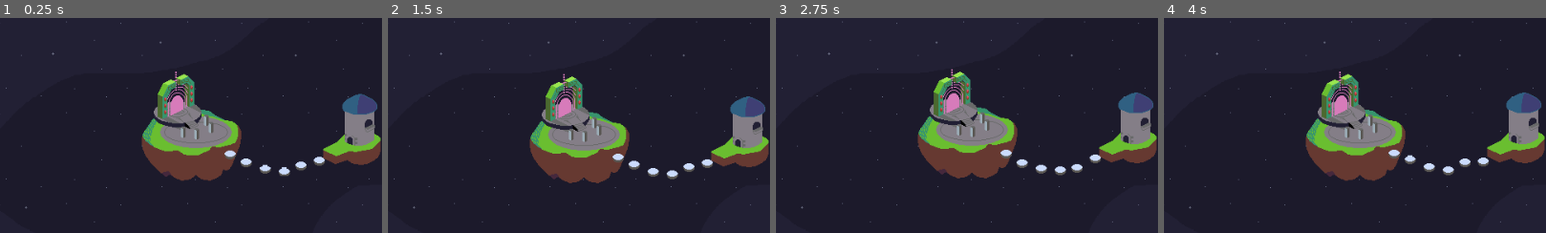
Above: before the commit, frames 1-4 (left to right).
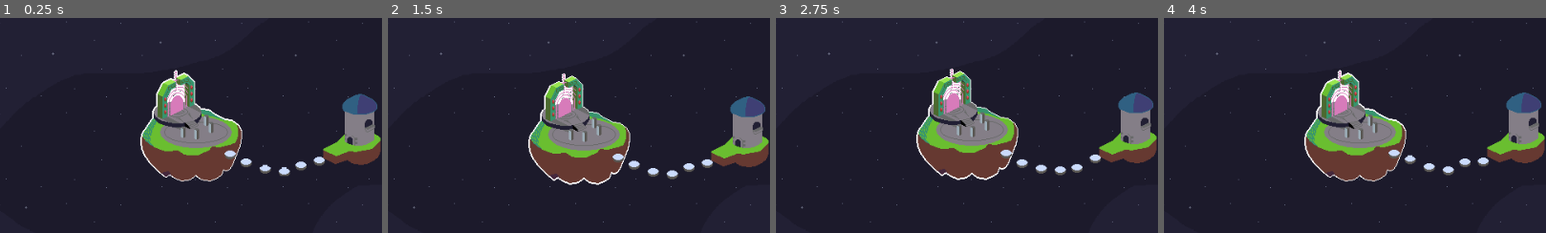
Above: after the commit, the same moments.

Repository: BoThompson/PMS
Game: Godot game, scene res://Scenes/map.tscn
Two runs of this game, one before a commit and one after it. Both use one fixed random seed, a clock stepped at 60 frames per second and the inputs below. This scene is started directly instead of the project's main scene.
Inputs (mouse positions are % of the whole screen's width and height, from its top left):
- Up to frame 1 (0.25 s): no input
- Up to frame 2 (1.5 s): move the mouse to (72, 45) at 0.52 s; click (72, 45) at 0.67 s; move the mouse to (30, 55) at 1.27 s; click (30, 55) at 1.42 s
- Up to frame 3 (2.75 s): move the mouse to (60, 28) at 2.02 s; click (60, 28) at 2.17 s
- Up to frame 4 (4 s): move the mouse to (45, 70) at 2.77 s; click (45, 70) at 2.92 s; move the mouse to (80, 65) at 3.52 s; click (80, 65) at 3.67 s
The pictures show only the part of the screen within x 26-76%, y 27-77%; the shares and areas given below are measured in that part.

The runs differ from the first frame. In frame 1, 1.0% of the frame differs, in the area x 36-64%, y 24-76%; in frame 2, 1.0%; in frame 3, 1.0%; in frame 4, 1.0%.

Commit message:
Added new outline shader

Diff:
--- a/Scenes/map.tscn
+++ b/Scenes/map.tscn
@@ -1,10 +1,19 @@
-[gd_scene load_steps=6 format=3 uid="uid://de4dixhcj17yb"]
+[gd_scene load_steps=8 format=3 uid="uid://de4dixhcj17yb"]
 
 [ext_resource type="Texture2D" uid="uid://ci3wu6jvef5vn" path="res://Sprites/Map Background.png" id="1_kfh2f"]
 [ext_resource type="Texture2D" uid="uid://bghtrcjwy606w" path="res://Sprites/Map Portal.png" id="2_4kr1a"]
+[ext_resource type="Shader" path="res://Shaders/outline.gdshader" id="2_ro3tm"]
 [ext_resource type="Script" path="res://Scripts/MapDestination.gd" id="3_mg0j4"]
 [ext_resource type="Texture2D" uid="uid://byf6hhgunilco" path="res://Sprites/Map Tower.png" id="4_30cgs"]
 [ext_resource type="Texture2D" uid="uid://2deby5b4tfwd" path="res://Sprites/Map Dot.png" id="5_uxh47"]
+
+[sub_resource type="ShaderMaterial" id="ShaderMaterial_k2xuc"]
+shader = ExtResource("2_ro3tm")
+shader_parameter/color = Color(1, 1, 1, 1)
+shader_parameter/width = 1.569
+shader_parameter/pattern = 0
+shader_parameter/inside = false
+shader_parameter/add_margins = true
 
 [node name="Node2D" type="Node2D"]
 
@@ -13,6 +22,7 @@
 centered = false
 
 [node name="MapPortal" type="Sprite2D" parent="."]
+material = SubResource("ShaderMaterial_k2xuc")
 position = Vector2(482, 282)
 texture = ExtResource("2_4kr1a")
 script = ExtResource("3_mg0j4")
--- /dev/null
+++ b/Shaders/outline.gdshader
@@ -0,0 +1,62 @@
+shader_type canvas_item;
+
+uniform vec4 color : source_color = vec4(1.0);
+uniform float width : hint_range(0, 10) = 1.0;
+uniform int pattern : hint_range(0, 2) = 0; // diamond, circle, square
+uniform bool inside = false;
+uniform bool add_margins = true; // only useful when inside is false
+
+void vertex() {
+	if (add_margins) {
+		VERTEX += (UV * 2.0 - 1.0) * width;
+	}
+}
+
+bool hasContraryNeighbour(vec2 uv, vec2 texture_pixel_size, sampler2D texture) {
+	for (float i = -ceil(width); i <= ceil(width); i++) {
+		float x = abs(i) > width ? width * sign(i) : i;
+		float offset;
+
+		if (pattern == 0) {
+			offset = width - abs(x);
+		} else if (pattern == 1) {
+			offset = floor(sqrt(pow(width + 0.5, 2) - x * x));
+		} else if (pattern == 2) {
+			offset = width;
+		}
+
+		for (float j = -ceil(offset); j <= ceil(offset); j++) {
+			float y = abs(j) > offset ? offset * sign(j) : j;
+			vec2 xy = uv + texture_pixel_size * vec2(x, y);
+
+			if ((xy != clamp(xy, vec2(0.0), vec2(1.0)) || texture(texture, xy).a == 0.0) == inside) {
+				return true;
+			}
+		}
+	}
+
+	return false;
+}
+
+void fragment() {
+	vec2 uv = UV;
+
+	if (add_margins) {
+		vec2 texture_pixel_size = vec2(1.0) / (vec2(1.0) / TEXTURE_PIXEL_SIZE + vec2(width * 2.0));
+
+		uv = (uv - texture_pixel_size * width) * TEXTURE_PIXEL_SIZE / texture_pixel_size;
+
+		if (uv != clamp(uv, vec2(0.0), vec2(1.0))) {
+			COLOR.a = 0.0;
+		} else {
+			COLOR = texture(TEXTURE, uv);
+		}
+	} else {
+		COLOR = texture(TEXTURE, uv);
+	}
+
+	if ((COLOR.a > 0.0) == inside && hasContraryNeighbour(uv, TEXTURE_PIXEL_SIZE, TEXTURE)) {
+		COLOR.rgb = inside ? mix(COLOR.rgb, color.rgb, color.a) : color.rgb;
+		COLOR.a += (1.0 - COLOR.a) * color.a;
+	}
+}
--- a/project.godot
+++ b/project.godot
@@ -37,5 +37,5 @@
 
 [rendering]
 
+textures/canvas_textures/default_texture_filter=0
 renderer/rendering_method="mobile"
-textures/canvas_textures/default_texture_filter=0
